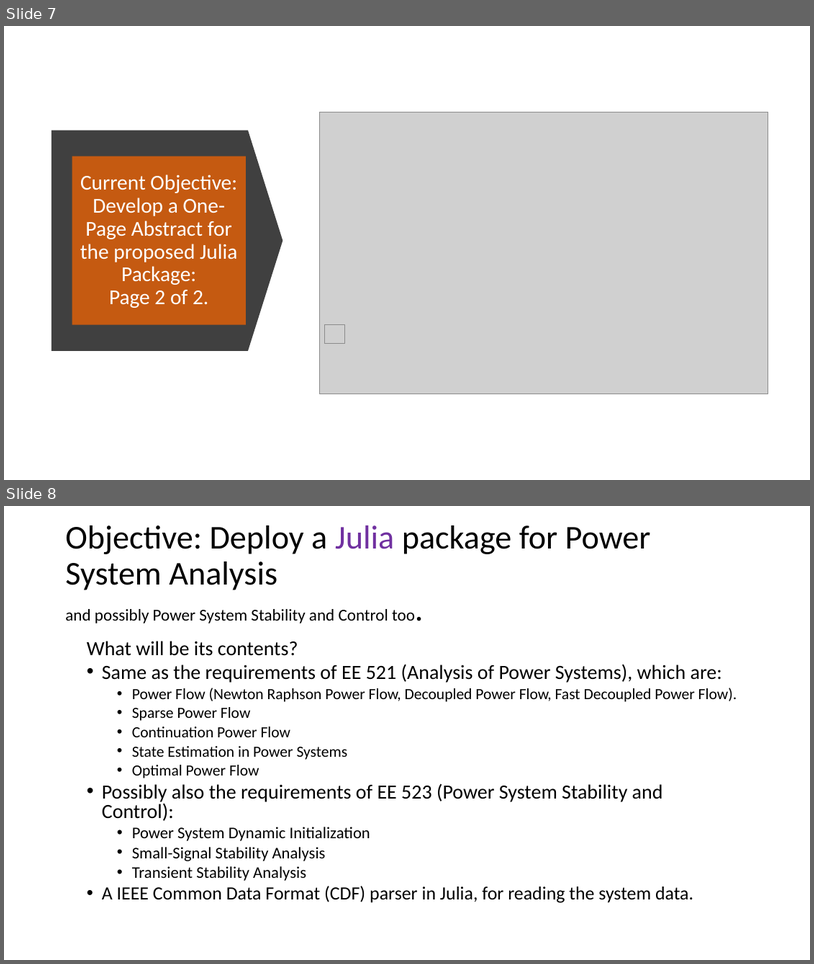
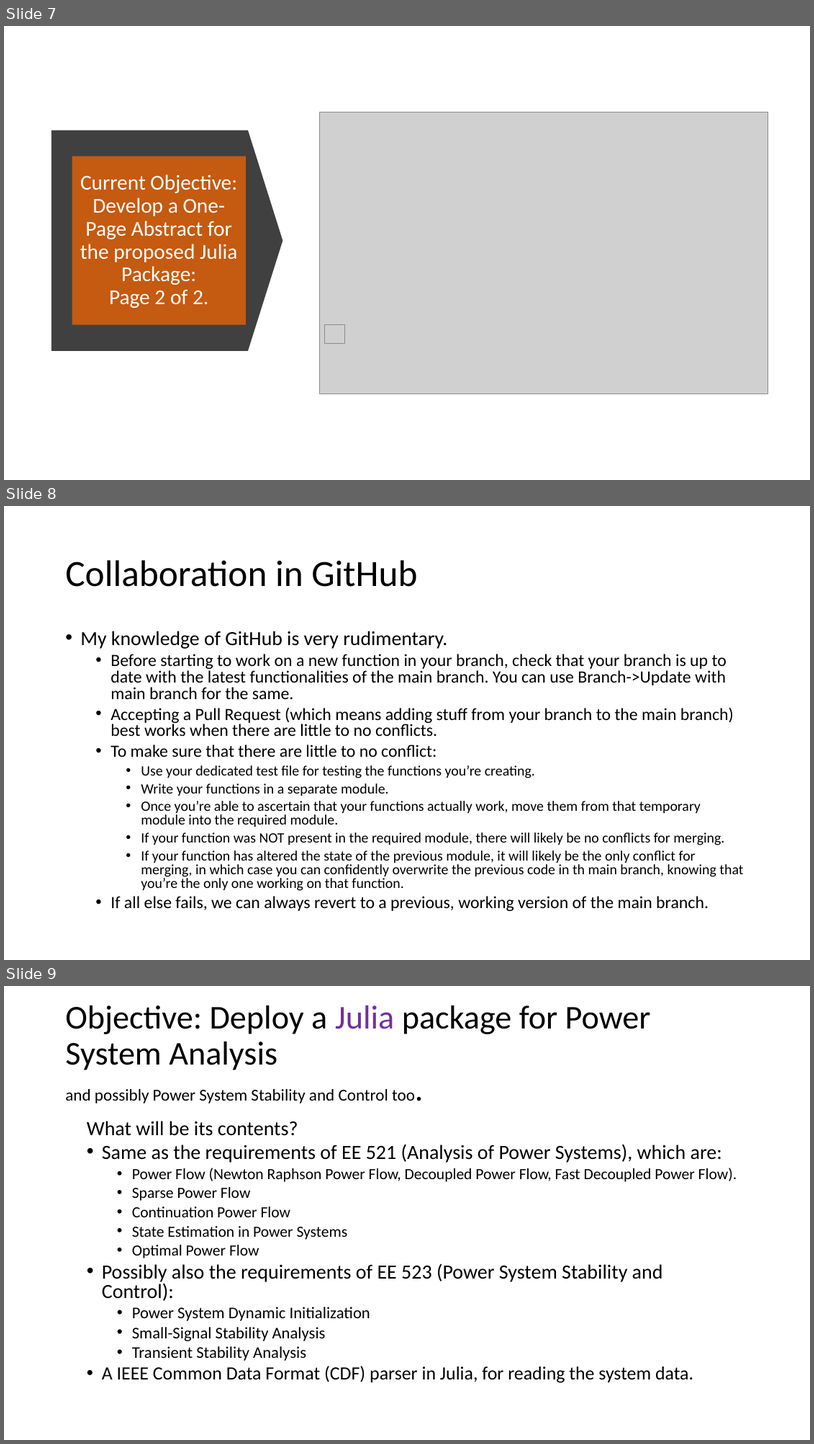
Before and after one commit to Realife-Brahmin/OriginalDocsHub, a slide deck: ee521/plan_for_ee521_in_julia/ee521_julia_plan.pptx. Shown one above the other, each under a label of ours: slides 7 and 8 before the commit, slides 7, 8 and 9 after it. The pictures are 814x964 and 814x1444 pixels, drawn with LibreOffice and Linux fonts; fonts in the diff are those of the drawing; grey boxes stand for pictures. Boxes give left, top, right and bottom in pixels: in the first picture for what was removed or moved away, otherwise in the second. Text is boxed around its words. In the diff, an @@ line names an element or a change of style, - is before the commit and + after.

Commit message:
collaboration workflow pointers added.

```diff
--- a/ee521/plan_for_ee521_in_julia/ee521_julia_plan.pptx
+++ b/ee521/plan_for_ee521_in_julia/ee521_julia_plan.pptx
@@ slide 8 added at [4,506,810,960], background #FFFFFF @@
@@ title added at [65,560,417,587], 44 pt, text #000000 @@
+Collaboration in GitHub
@@ text added at [80,631,743,911], 17 pt, text #000000 @@
+• My knowledge of GitHub is very rudimentary.
+  • Before starting to work on a new function in your branch, check that your branch is up to date with the latest functionalities of the main branch. You can use Branch->Update with main branch for the same.
+  • Accepting a Pull Request (which means adding stuff from your branch to the main branch) best works when there are little to no conflicts.
+  • To make sure that there are little to no conflict:
+    • Use your dedicated test file for testing the functions you’re creating.
+    • Write your functions in a separate module.
+    • Once you’re able to ascertain that your functions actually work, move them from that temporary module into the required module.
+    • If your function was NOT present in the required module, there will likely be no conflicts for merging.
+    • If your function has altered the state of the previous module, it will likely be the only conflict for merging, in which case you can confidently overwrite the previous code in th main branch, knowing that you’re the only one working on that function.
+  • If all else fails, we can always revert to a previous, working version of the main branch.
@@ what was slide 8 is now slide 9 @@
```
